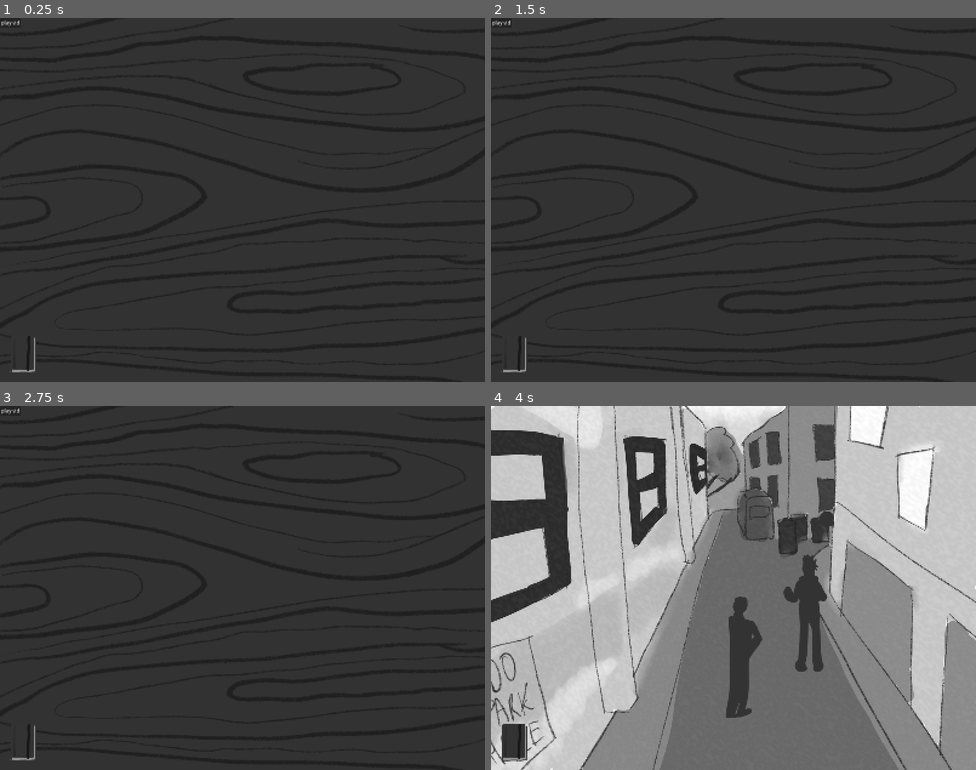
Above: before the commit, frames 1-4 (two rows, left to right).
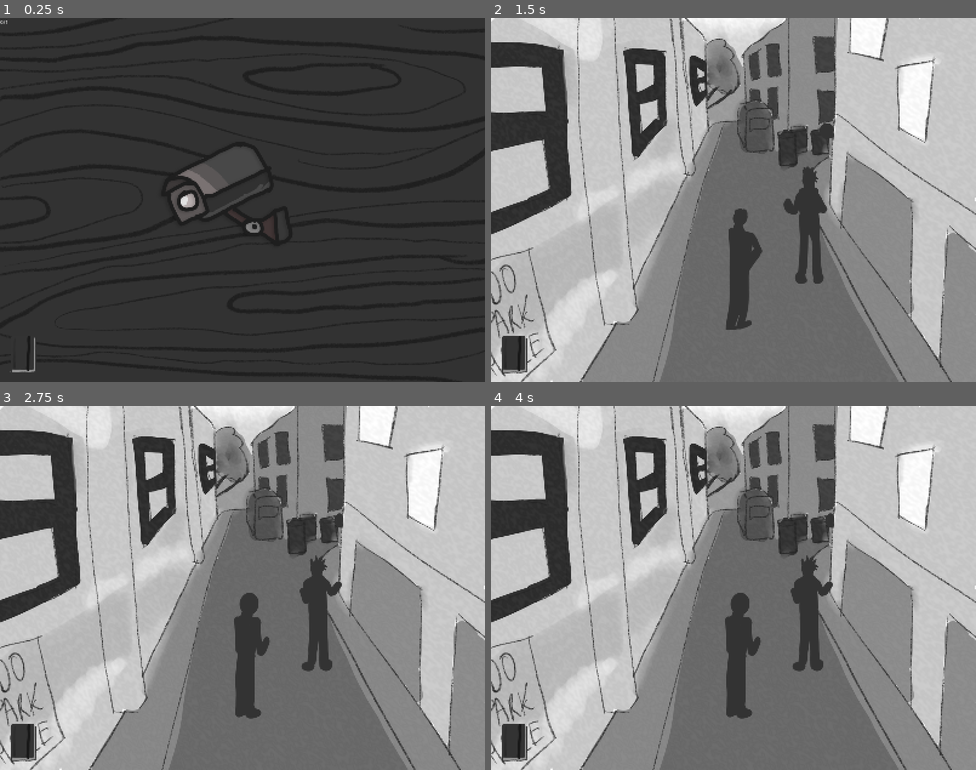
Above: after the commit, the same moments.

Repository: Logabe/crux
Game: Godot game, scene res://scenes/scene_4.tscn
Same seed, same stepped clock (60 frames per second), same inputs: the game is played once before the commit and once after it. This scene is started directly instead of the project's main scene. Sound files missing from this copy of the repository are replaced by a short silence.
Inputs (mouse positions are in pixels of both pictures, inside the frame that each line leads up to):
- Up to frame 1 (0.25 s): no input
- Up to frame 2 (1.5 s): click (714, 200) at 0.5 s, where only the run after the commit has a clickable "0/1"; click (714, 200) at 1.25 s, where only the run after the commit has a clickable "1/1"
- Up to frame 3 (2.75 s): click (426, 748) at 2.02 s
- Up to frame 4 (4 s): click (500, 409) at 2.75 s, where only the run before the commit has a clickable "play vid"; click (500, 409) at 3.5 s, where only the run before the commit has a clickable "play vid"

The runs differ from the first frame. In frame 1, 1.1% of the frame differs, in the area x 0-58%, y 0-60%; in frame 2, 88%, in the area x 0-100%, y 0-100%; in frame 3, 88%; in frame 4, 0.9%.

Commit message:
SCENE 4 WORKS
asdkl;f a;oishvnaiowehvnldhvlsdhv

Diff:
--- a/project.godot
+++ b/project.godot
@@ -11,7 +11,7 @@
 [application]
 
 config/name="crux"
-run/main_scene="uid://couxqmkb0x80k"
+run/main_scene="uid://cjscq0mtrshg5"
 config/features=PackedStringArray("4.7", "GL Compatibility")
 config/icon="res://icon.svg"
 
--- /dev/null
+++ b/scenes/cctv.gd
@@ -0,0 +1,20 @@
+extends TextureButton
+
+
+# Called when the node enters the scene tree for the first time.
+func _ready() -> void:
+	toggle_mode = true
+	toggled.connect(_on_toggled)
+
+
+# Called every frame. 'delta' is the elapsed time since the previous frame.
+func _process(delta: float) -> void:
+	pass
+
+
+@export var object_id: String = "cctv"
+
+
+func _on_toggled(is_pressed: bool) -> void:
+	if is_pressed:
+		ClickTracker.register_click(object_id)
--- a/scenes/scene_3.tscn
+++ b/scenes/scene_3.tscn
@@ -8,6 +8,7 @@
 [ext_resource type="AudioStream" uid="uid://bariglnnjdcnk" path="res://assets/audio/HeyStayAway.mp3" id="5_r2pi8"]
 [ext_resource type="AudioStream" uid="uid://cynm1rsojgk4p" path="res://assets/audio/Ididntwant to daysyasy.mp3" id="6_lmrsu"]
 [ext_resource type="AudioStream" uid="uid://bdi0fjj37ecuc" path="res://assets/audio/yeah its a bt oncetning.mp3" id="7_087sr"]
+[ext_resource type="AudioStream" uid="uid://nr7r2ojagaad" path="res://assets/audio/To be completely honest with you_Henry.ogg" id="9_cuwey"]
 [ext_resource type="Texture2D" uid="uid://w78oofi7e5an" path="res://assets/art/ArrowRightOutlinedLight.png" id="9_gm7q5"]
 [ext_resource type="Texture2D" uid="uid://dwoqyubfkp05t" path="res://assets/art/ArrowRightDefault.png" id="10_2rqdi"]
 [ext_resource type="Texture2D" uid="uid://cmsjgb7o40ckd" path="res://assets/art/ArrowRightOutlinedDark.png" id="11_pl5ms"]
@@ -73,8 +74,8 @@
 offset_right = 1090.0
 offset_bottom = 1541.0
 scale = Vector2(0.39528054, 0.3908963)
-audio_clips = Array[AudioStream]([ExtResource("5_r2pi8"), ExtResource("6_lmrsu"), ExtResource("7_087sr")])
-transcripts = Array[String](["Hey, stay away from Rodney okay? Don’t let him get close to you.", "I didn’t want to say this while he was still here, but don’t you think Rodney is bringing down the environment here?", "Yeah it’s a bit concerning… I don’t know what to do."])
+audio_clips = Array[AudioStream]([ExtResource("5_r2pi8"), ExtResource("6_lmrsu"), ExtResource("7_087sr"), ExtResource("9_cuwey")])
+transcripts = Array[String](["[1/4] Hey, stay away from Rodney okay? Don’t let him get close to you.", "[2/4] I didn’t want to say this while he was still here, but don’t you think Rodney is bringing down the environment here?", "[3/4] Yeah it’s a bit concerning… I don’t know what to do.", "[4/4] To be completely honest, I’m glad he’s gone."])
 
 [node name="TranscriptLabel" type="Label" parent="VoiceRecordings" index="2" unique_id=1860173757]
 layout_mode = 0
--- a/scenes/scene_4.gd
+++ b/scenes/scene_4.gd
@@ -5,3 +5,24 @@
 
 func _on_button_pressed() -> void:
 	add_child(vid_scene.instantiate())
+
+@export var required_clicks: int = 1
+@onready var progress_label: Label = $CCTV/ProgressLabel
+@onready var next_arrow: TextureButton = $TransitionButton
+
+func _ready() -> void:
+	ClickTracker.reset()
+	next_arrow.visible = false
+	progress_label.text = "0/%d" % required_clicks
+	ClickTracker.first_click_registered.connect(_on_first_click_registered)
+
+func _on_first_click_registered(object_name: String, total_count: int) -> void:
+	progress_label.text = "%d/%d" % [total_count, required_clicks]
+
+	if total_count >= required_clicks:
+		next_arrow.visible = true
+
+
+
+func _on_transition_button_toggled(toggled_on: bool) -> void:
+	pass # Replace with function body.
--- a/scenes/scene_4.tscn
+++ b/scenes/scene_4.tscn
@@ -2,6 +2,13 @@
 
 [ext_resource type="Texture2D" uid="uid://c6xwkbsnxl5nm" path="res://assets/art/BackgroundWoodTexture.png" id="1_2r1qs"]
 [ext_resource type="Script" uid="uid://cgrx0i6k5fln1" path="res://scenes/scene_4.gd" id="1_mrf31"]
+[ext_resource type="Texture2D" uid="uid://bryja4pmadjf2" path="res://assets/art/ccvtv_button.png" id="3_jv7aj"]
+[ext_resource type="Texture2D" uid="uid://d11dqdva5y8vi" path="res://assets/art/ccvtv_button_hover.png" id="4_k1qvo"]
+[ext_resource type="Script" uid="uid://dkmgaj6d6878q" path="res://scenes/cctv.gd" id="5_7viaw"]
+[ext_resource type="Texture2D" uid="uid://w78oofi7e5an" path="res://assets/art/ArrowRightOutlinedLight.png" id="6_niqgf"]
+[ext_resource type="Texture2D" uid="uid://dwoqyubfkp05t" path="res://assets/art/ArrowRightDefault.png" id="7_3hk0k"]
+[ext_resource type="Texture2D" uid="uid://cmsjgb7o40ckd" path="res://assets/art/ArrowRightOutlinedDark.png" id="8_wjcmq"]
+[ext_resource type="Script" uid="uid://cae4l33madkkp" path="res://scenes/transition_button.gd" id="9_r3hp6"]
 
 [node name="scene_4" type="Control" unique_id=773133060]
 layout_mode = 3
@@ -16,10 +23,41 @@
 position = Vector2(800, 600)
 texture = ExtResource("1_2r1qs")
 
-[node name="Button" type="Button" parent="." unique_id=181175226]
+[node name="CCTV" type="TextureButton" parent="." unique_id=449789885]
+custom_minimum_size = Vector2(1, 1)
+custom_maximum_size = Vector2(500, 500)
 layout_mode = 0
-offset_right = 8.0
-offset_bottom = 8.0
-text = "play vid"
+offset_left = 504.0
+offset_top = 368.0
+offset_right = 978.0
+offset_bottom = 842.0
+texture_normal = ExtResource("3_jv7aj")
+texture_hover = ExtResource("4_k1qvo")
+script = ExtResource("5_7viaw")
 
-[connection signal="pressed" from="Button" to="." method="_on_button_pressed"]
+[node name="ProgressLabel" type="Label" parent="CCTV" unique_id=858105086]
+custom_maximum_size = Vector2(50, 50)
+layout_mode = 1
+offset_left = -503.0
+offset_top = -366.0
+offset_right = -418.0
+offset_bottom = -337.0
+
+[node name="TransitionButton" type="TextureButton" parent="." unique_id=1864087930]
+layout_mode = 1
+anchors_preset = 3
+anchor_left = 1.0
+anchor_top = 1.0
+anchor_right = 1.0
+anchor_bottom = 1.0
+offset_left = -374.0
+offset_top = -134.0
+grow_horizontal = 0
+grow_vertical = 0
+texture_normal = ExtResource("6_niqgf")
+texture_pressed = ExtResource("7_3hk0k")
+texture_hover = ExtResource("8_wjcmq")
+script = ExtResource("9_r3hp6")
+
+[connection signal="pressed" from="CCTV" to="." method="_on_button_pressed"]
+[connection signal="pressed" from="TransitionButton" to="TransitionButton" method="_on_pressed"]
Binary file added: assets/art/ccvtv_button.png
Not shown, added: assets/art/ccvtv_button.png.import
Binary file added: assets/art/ccvtv_button_hover.png
Not shown, added: assets/art/ccvtv_button_hover.png.import
Not shown, added: assets/audio/To be completely honest with you_Henry.ogg.import
Not shown, added: scenes/cctv.gd.uid
Not shown, added: assets/audio/To be completely honest with you_Henry.ogg
